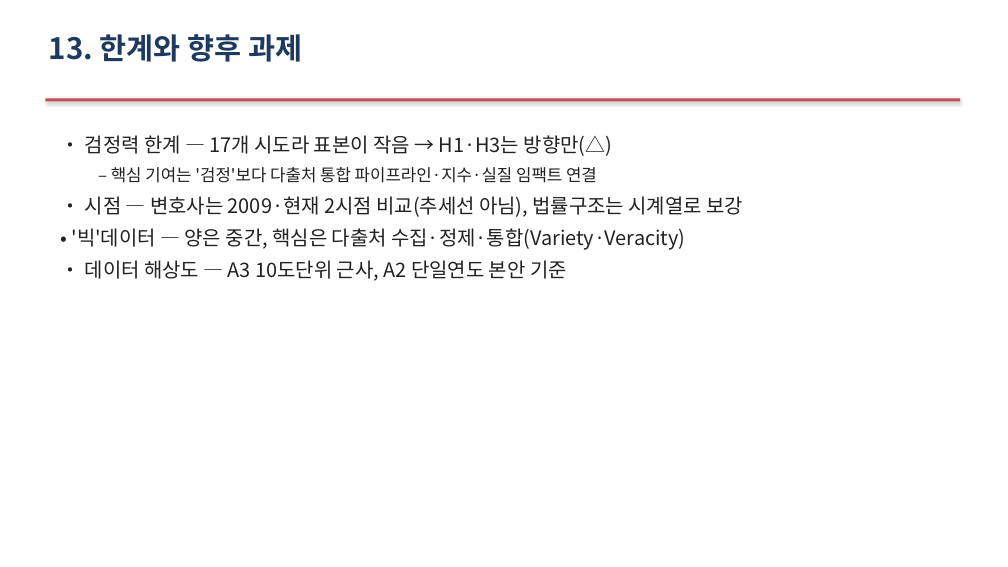
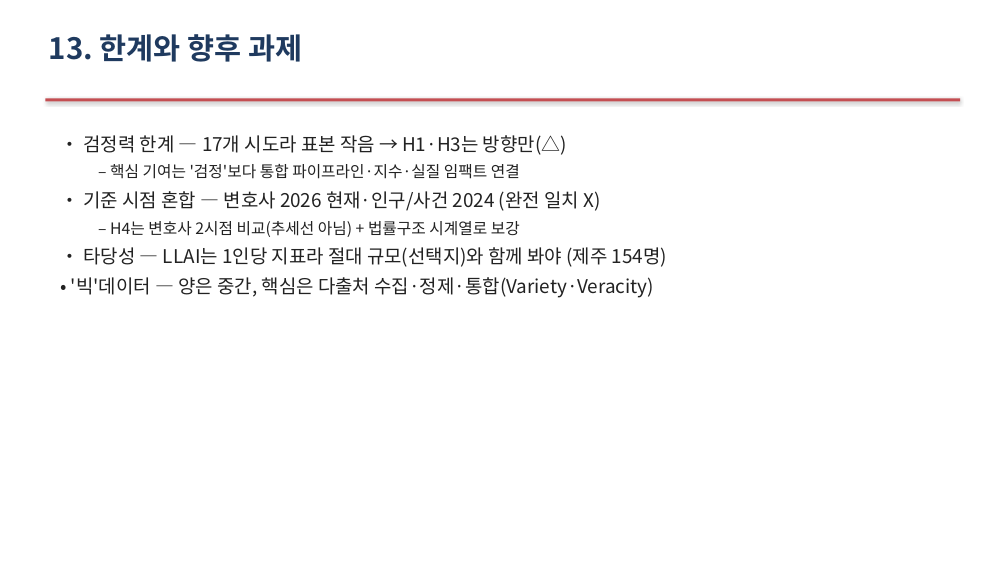
Before and after one commit to Allenkeem/llai-project, a slide deck: slide 20 of reports/발표자료.pptx. Drawn at 1008x567 pixels with LibreOffice and Linux fonts; fonts in the diff are those of the drawing. Boxes give left, top, right and bottom in pixels: in the first picture for what was removed or moved away, otherwise in the second. Text is boxed around its words. In the diff, an @@ line names an element or a change of style, - is before the commit and + after.

```diff
--- a/reports/발표자료.pptx
+++ b/reports/발표자료.pptx
@@ text at (83, 135, 667, 267): text changed; size 19 to 18 pt @@
-• 검정력 한계 — 17개 시도라 표본이 작음 → H1·H3는 방향만(△)
-  – 핵심 기여는 '검정'보다 다출처 통합 파이프라인·지수·실질 임팩트 연결
-• 시점 — 변호사는 2009·현재 2시점 비교(추세선 아님), 법률구조는 시계열로 보강
+• 검정력 한계 — 17개 시도라 표본 작음 → H1·H3는 방향만(△)
+  – 핵심 기여는 '검정'보다 통합 파이프라인·지수·실질 임팩트 연결
+• 기준 시점 혼합 — 변호사 2026 현재·인구/사건 2024 (완전 일치 X)
+  – H4는 변호사 2시점 비교(추세선 아님) + 법률구조 시계열로 보강
+• 타당성 — LLAI는 1인당 지표라 절대 규모(선택지)와 함께 봐야 (제주 154명)
@@ text at (85, 260, 567, 281): paragraph removed @@
-• 데이터 해상도 — A3 10도단위 근사, A2 단일연도 본안 기준
@@ text at (71, 277, 654, 298): size 19 to 18 pt in "• '빅'데이터 — 양은 중간, 핵심은 다출처 ..."; less space between paragraphs @@
```
Also in this commit, not shown: 3 other slides changed, 1 other file.
